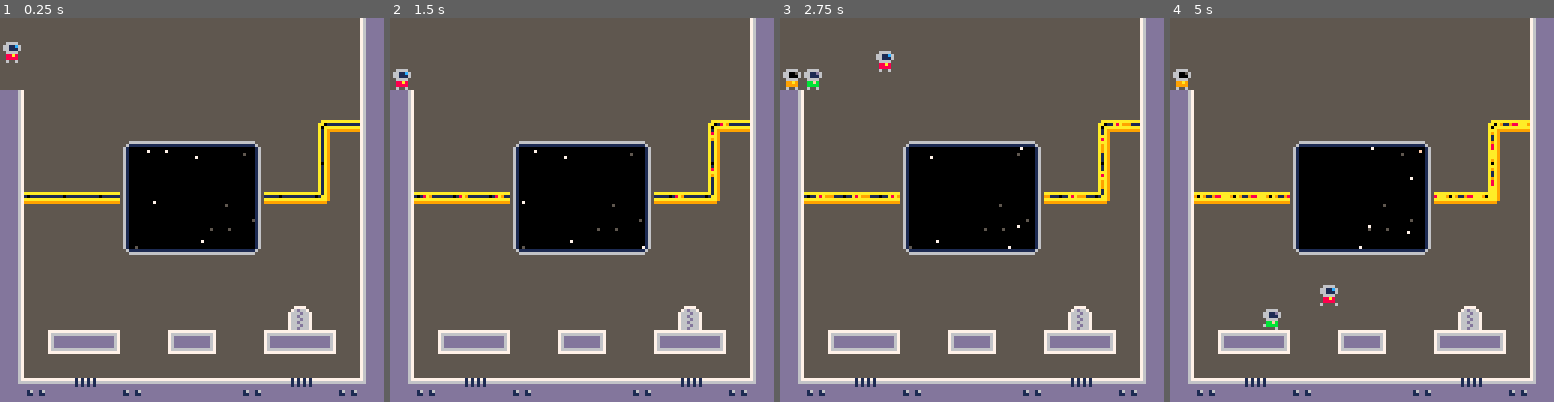
Above: before the commit, frames 1-4 (left to right).
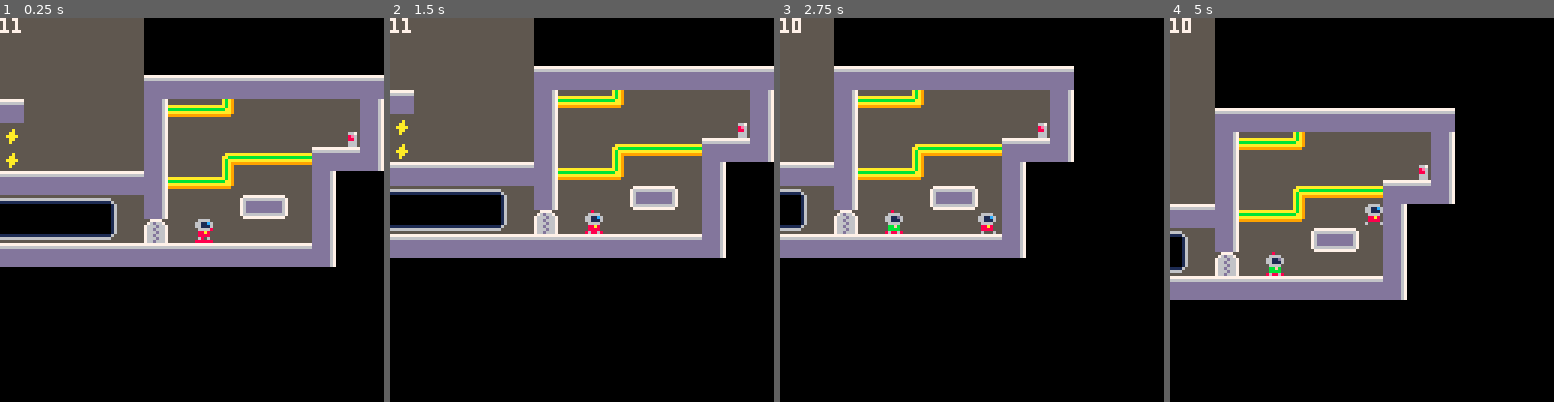
Above: after the commit, the same moments.

Repository: jgradim/gameoff-2020
Game: PICO-8 cartridge moonshot.p8
Two runs of this game, one before a commit and one after it. Both use one fixed random seed, a clock stepped at 60 frames per second and the inputs below.
Inputs:
- Up to frame 1 (0.25 s): no input
- Up to frame 2 (1.5 s): tap X (X key) at 0.33, 1.07 s; tap O (Z key) at 0.7 s
- Up to frame 3 (2.75 s): hold Right 1.6-2.1 s; tap O (Z key) at 1.7, 2.1, 2.5 s; tap X (X key) at 1.85 s; hold Up 2.15-2.42 s; hold Right from 2.47 s (still down)
- Up to frame 4 (5 s): tap O (Z key) every 0.4 s from 2.9 to 4.9 s; tap X (X key) at 2.97, 4.08 s; release Right at 3.03 s; hold Left 3.08-3.58 s; hold Down 3.63-3.97 s; hold Right 4.02-4.68 s; hold Up from 4.73 s (still down)

The runs differ from the first frame. In frame 1, 78% of the frame differs, in the area x 0-100%, y 0-100%; in frame 2, 78%; in frame 3, 87%; in frame 4, 89%.

Commit message:
feat: map / levels

Diff:
--- a/moonshot.p8
+++ b/moonshot.p8
@@ -61,7 +61,20 @@
  foreach(npcs,draw_npc)
  draw_player(p)
 
- if (debug) print(debug)
+ camera(
+  p.x - 64,
+  p.y - 64
+ )
+
+ debug=stat(1)*100\1
+
+ if (debug) then
+  print(
+   debug,
+   peek2(0x5f28),
+   peek2(0x5f2a)
+  )
+ end
 end
 
 -----------
@@ -247,6 +260,8 @@
   init_entity(8,8,2,3),{
    sp=1,
    flp=false,
+   x=30*8,
+   y=17*8,
 
    --{idle,run,jump,glide,fall}
    state="idle",
@@ -1151,21 +1166,37 @@
 0000000000000000000000000000000000000000000000000000000000000000000000000000000000000000000000000000000000000000000000000000000003030303030303000000000000000000030303030000000000000000000000000303030300000000000000000000000003030303000000000000000000000000
 0000000000000000000000000000000000000000000000000000000000000000000000000000000000000000000000000000000000000000000000000000000000000000000000000000000000000000000000000000000000000000000000000000000000000000000000000000000000000000000000000000000000000000
 __map__
-6464646464646464646464646464646300000000000000000000000000000000000000000000000000000000000000000000000000000000000000000000000000000000000000000000000000000000000000000000000000000000000000000000000000000000000000000000000000000000000000000000000000000000
-6464646464646464646464646464646300000000000000000000000000000000000000000000000000000000000000000000000000000000000000000000000000000000000000000000000000000000000000000000000000000000000000000000000000000000000000000000000000000000000000000000000000000000
-6464646464646464646464646464646300000000000000000000000000000000000000000000000000000000000000000000000000000000000000000000000000000000000000000000000000000000000000000000000000000000000000000000000000000000000000000000000000000000000000000000000000000000
-5064646464646464646464646464646300000000000000000000000000000000000000000000000000000000000000000000000000000000000000000000000000000000000000000000000000000000000000000000000000000000000000000000000000000000000000000000000000000000000000000000000000000000
-5064646464646464646464646465746300000000000000000000000000000000000000000000000000000000000000000000000000000000000000000000000000000000000000000000000000000000000000000000000000000000000000000000000000000000000000000000000000000000000000000000000000000000
-50646464644d4e4e4e4e4f646467646300000000000000000000000000000000000000000000000000000000000000000000000000000000000000000000000000000000000000000000000000000000000000000000000000000000000000000000000000000000000000000000000000000000000000000000000000000000
-50646464645d000000005f646467646300000000000000000000000000000000000000000000000000000000000000000000000000000000000000000000000000000000000000000000000000000000000000000000000000000000000000000000000000000000000000000000000000000000000000000000000000000000
-50747474745d000000005f747475646300000000000000000000000000000000000000000000000000000000000000000000000000000000000000000000000000000000000000000000000000000000000000000000000000000000000000000000000000000000000000000000000000000000000000000000000000000000
-50646464645d000000005f646464646300000000000000000000000000000000000000000000000000000000000000000000000000000000000000000000000000000000000000000000000000000000000000000000000000000000000000000000000000000000000000000000000000000000000000000000000000000000
-50646464646d6e6e6e6e6f646464646300000000000000000000000000000000000000000000000000000000000000000000000000000000000000000000000000000000000000000000000000000000000000000000000000000000000000000000000000000000000000000000000000000000000000000000000000000000
-5064646464646464646464646464646300000000000000000000000000000000000000000000000000000000000000000000000000000000000000000000000000000000000000000000000000000000000000000000000000000000000000000000000000000000000000000000000000000000000000000000000000000000
-5064646464646464646464646464646300000000000000000000000000000000000000000000000000000000000000000000000000000000000000000000000000000000000000000000000000000000000000000000000000000000000000000000000000000000000000000000000000000000000000000000000000000000
-5064646464646464646464645464646300000000000000000000000000000000000000000000000000000000000000000000000000000000000000000000000000000000000000000000000000000000000000000000000000000000000000000000000000000000000000000000000000000000000000000000000000000000
-5064444546646444466464444546646300000000000000000000000000000000000000000000000000000000000000000000000000000000000000000000000000000000000000000000000000000000000000000000000000000000000000000000000000000000000000000000000000000000000000000000000000000000
-5064646464646464646464646464646300000000000000000000000000000000000000000000000000000000000000000000000000000000000000000000000000000000000000000000000000000000000000000000000000000000000000000000000000000000000000000000000000000000000000000000000000000000
-7042404140424040404042404140427100000000000000000000000000000000000000000000000000000000000000000000000000000000000000000000000000000000000000000000000000000000000000000000000000000000000000000000000000000000000000000000000000000000000000000000000000000000
-
-
+6565656565656565656565656565656565656565656565656565656500000000000000000000000000000000000000000000000000000000000000000000000000000000000000000000000000000000000000000000000000000000000000000000000000000000000000000000000000000000000000000000000000000000
+6565656565656565656565656565656565656565656565656565656500000000000000000000000000000000000000000000000000000000000000000000000000000000000000000000000000000000000000000000000000000000000000000000000000000000000000000000000000000000000000000000000000000000
+6565656565656565656565656565656565656565656565656565656500000000000000000000000000000000000000000000000000000000000000000000000000000000000000000000000000000000000000000000000000000000000000000000000000000000000000000000000000000000000000000000000000000000
+6565656565656565656565656565656565656565656565656565656500000000000000000000000000000000000000000000000000000000000000000000000000000000000000000000000000000000000000000000000000000000000000000000000000000000000000000000000000000000000000000000000000000000
+6565656565656565656565656565656565656565656565656565656500000000000000000000000000000000000000000000000000000000000000000000000000000000000000000000000000000000000000000000000000000000000000000000000000000000000000000000000000000000000000000000000000000000
+6565656565656565656565656565656565656565656565656565656500000000000000000000000000000000000000000000000000000000000000000000000000000000000000000000000000000000000000000000000000000000000000000000000000000000000000000000000000000000000000000000000000000000
+6565656565656565656565656565656565656565656565656565656500000000000000000000000000000000000000000000000000000000000000000000000000000000000000000000000000000000000000000000000000000000000000000000000000000000000000000000000000000000000000000000000000000000
+6565656565656565656565656565656565656565656565656565656500000000000000000000000000000000000000000000000000000000000000000000000000000000000000000000000000000000000000000000000000000000000000000000000000000000000000000000000000000000000000000000000000000000
+6565656565656565656565656565656565656565656565656565656500000000000000000000000000000000000000000000000000000000000000000000000000000000000000000000000000000000000000000000000000000000000000000000000000000000000000000000000000000000000000000000000000000000
+6565656565656565656565656565656565656565656565656565656500000000000000000000000000000000000000000000000000000000000000000000000000000000000000000000000000000000000000000000000000000000000000000000000000000000000000000000000000000000000000000000000000000000
+6565656565656565656565656565656565656565656565656565656500000000000000000000000000000000000000000000000000000000000000000000000000000000000000000000000000000000000000000000000000000000000000000000000000000000000000000000000000000000000000000000000000000000
+6565656565656565656565656565656565656565656565656565656500000000000000000000000000000000000000000000000000000000000000000000000000000000000000000000000000000000000000000000000000000000000000000000000000000000000000000000000000000000000000000000000000000000
+6565656565656565656565656565656565656565656565656565656540404040404040404040000000000000000000000000000000000000000000000000000000000000000000000000000000000000000000000000000000000000000000000000000000000000000000000000000000000000000000000000000000000000
+6565656565656565656565656565404040404040404040656565656560757576656565656560000000000000000000000000000000000000000000000000000000000000000000000000000000000000000000000000000000000000000000000000000000000000000000000000000000000000000000000000000000000000
+6565656565656565656565656565606565786549494949656565656560656565656565654860000000000000000000000000000000000000000000000000000000000000000000000000000000000000000000000000000000000000000000000000000000000000000000000000000000000000000000000000000000000000
+4040404040404040404040404040606565786549494949656565656560656566757575404060000000000000000000000000000000000000000000000000000000000000000000000000000000000000000000000000000000000000000000000000000000000000000000000000000000000000000000000000000000000000
+6065656549656549656549656565606565786540404040404040404060757576656565600000000000000000000000000000000000000000000000000000000000000000000000000000000000000000000000000000000000000000000000000000000000000000000000000000000000000000000000000000000000000000
+6365656565656565656565656565606545476560764d4e4e4e4e4f6560656565454765600000000000000000000000000000000000000000000000000000000000000000000000000000000000000000000000000000000000000000000000000000000000000000000000000000000000000000000000000000000000000000
+604b654965654965654965654965656565786558656d6e6e6e6e6f6555654a65656565600000000000000000000000000000000000000000000000000000000000000000000000000000000000000000000000000000000000000000000000000000000000000000000000000000000000000000000000000000000000000000
+4040404040434040404043404040404040404040404040404040404040404040404040600000000000000000000000000000000000000000000000000000000000000000000000000000000000000000000000000000000000000000000000000000000000000000000000000000000000000000000000000000000000000000
+0000000000000000000000000000000000000000000000000000000000000000000000000000000000000000000000000000000000000000000000000000000000000000000000000000000000000000000000000000000000000000000000000000000000000000000000000000000000000000000000000000000000000000
+0000000000000000000000000000000000000000000000000000000000000000000000000000000000000000000000000000000000000000000000000000000000000000000000000000000000000000000000000000000000000000000000000000000000000000000000000000000000000000000000000000000000000000
+0000000000000000000000000000000000000000000000000000000000000000000000000000000000000000000000000000000000000000000000000000000000000000000000000000000000000000000000000000000000000000000000000000000000000000000000000000000000000000000000000000000000000000
+0000000000000000000000000000000000000000000000000000000000000000000000000000000000000000000000000000000000000000000000000000000000000000000000000000000000000000000000000000000000000000000000000000000000000000000000000000000000000000000000000000000000000000
+0000000000000000000000000000000000000000000000000000000000000000000000000000000000000000000000000000000000000000000000000000000000000000000000000000000000000000000000000000000000000000000000000000000000000000000000000000000000000000000000000000000000000000
+0000000000000000000000000000000000000000000000000000000000000000000000000000000000000000000000000000000000000000000000000000000000000000000000000000000000000000000000000000000000000000000000000000000000000000000000000000000000000000000000000000000000000000
+0000000000000000000000000000000000000000000000000000000000000000000000000000000000000000000000000000000000000000000000000000000000000000000000000000000000000000000000000000000000000000000000000000000000000000000000000000000000000000000000000000000000000000
+0000000000000000000000000000000000000000000000000000000000000000000000000000000000000000000000000000000000000000000000000000000000000000000000000000000000000000000000000000000000000000000000000000000000000000000000000000000000000000000000000000000000000000
+0000000000000000000000000000000000000000000000000000000000000000000000000000000000000000000000000000000000000000000000000000000000000000000000000000000000000000000000000000000000000000000000000000000000000000000000000000000000000000000000000000000000000000
+0000000000000000000000000000000000000000000000000000000000000000000000000000000000000000000000000000000000000000000000000000000000000000000000000000000000000000000000000000000000000000000000000000000000000000000000000000000000000000000000000000000000000000
+0000000000000000000000000000000000000000000000000000000000000000000000000000000000000000000000000000000000000000000000000000000000000000000000000000000000000000000000000000000000000000000000000000000000000000000000000000000000000000000000000000000000000000
+4040404040404040404040404040404040404040404040404040404040404040404040404040404040404040404040404040404040404040404040404040404040404040404040404040400000000000000000000000000000000000000000000000000000000000000000000000000000000000000000000000000000000000
+
+
Not shown, changed: 49 lines of the sprite sheet (__gfx__) section of moonshot.p8
Not shown, changed: res/moonshot.aseprite
